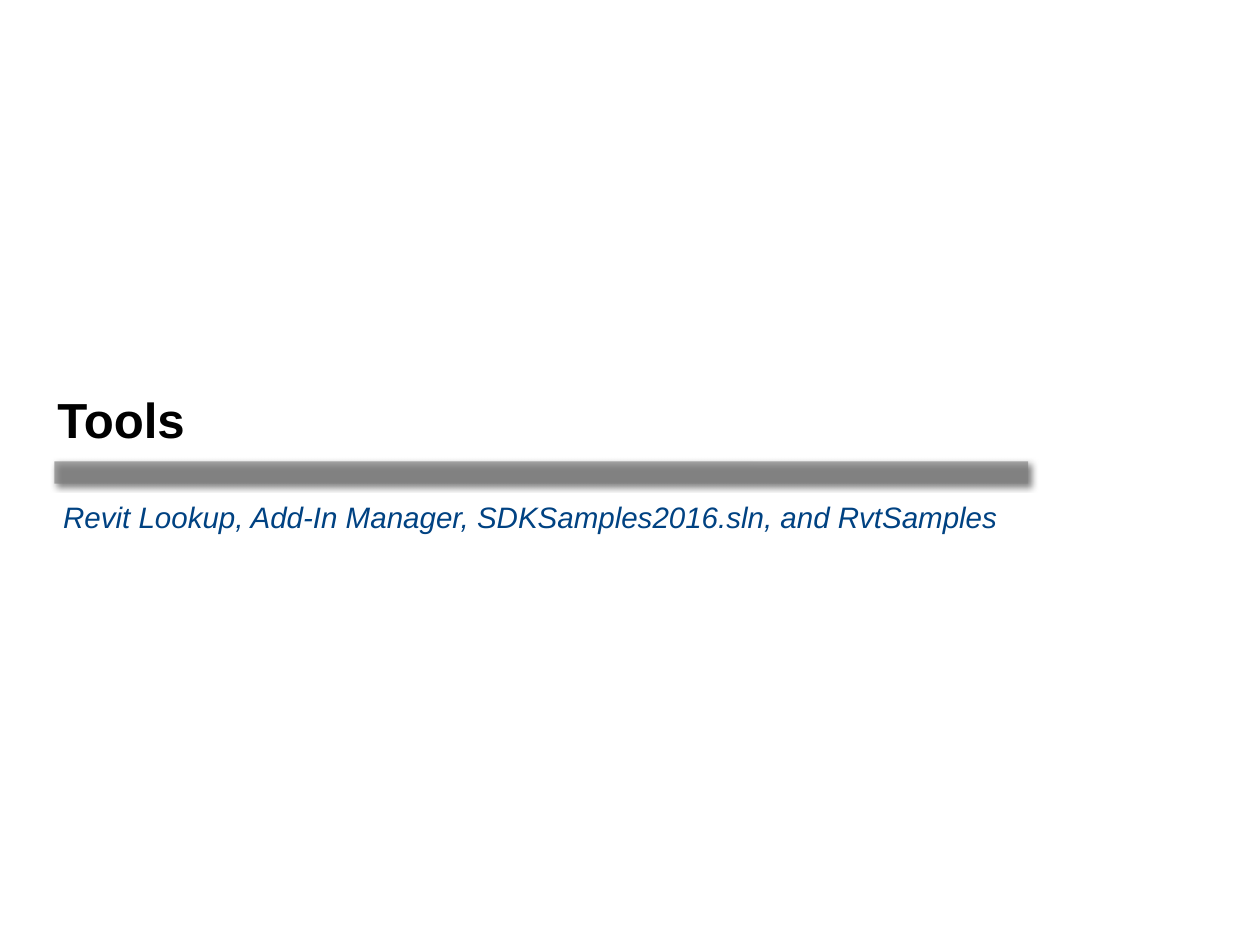
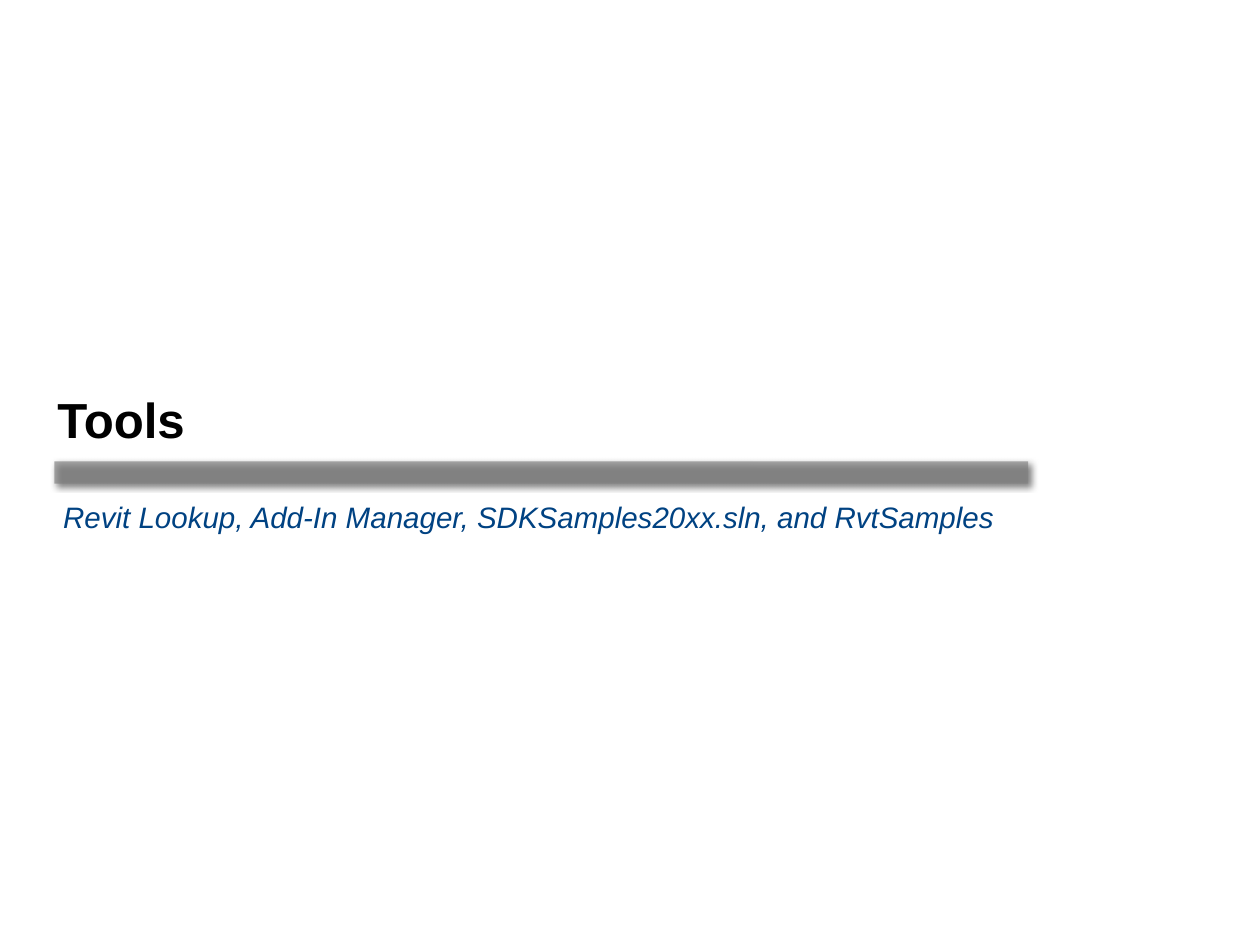
Before and after one commit to ADN-DevTech/RevitTrainingMaterial, a slide deck: slide 29 of Presentation/1_Revit_API_Intro.pptx (slide 30 before the commit). Drawn at 1260x945 pixels with LibreOffice and Linux fonts; fonts in the diff are those of the drawing. Boxes give left, top, right and bottom in pixels: in the first picture for what was removed or moved away, otherwise in the second. Text is boxed around its words. In the diff, an @@ line names an element or a change of style, - is before the commit and + after.

```diff
--- a/Presentation/1_Revit_API_Intro.pptx
+++ b/Presentation/1_Revit_API_Intro.pptx
@@ text at (x1=63, y1=506, x2=994, y2=534): text changed @@
-Revit Lookup, Add-In Manager, SDKSamples2016.sln, and RvtSamples
+Revit Lookup, Add-In Manager, SDKSamples20xx.sln, and RvtSamples
```
Also in this commit, not shown: 4 other slides changed, 1 slide removed, 4 other files.
